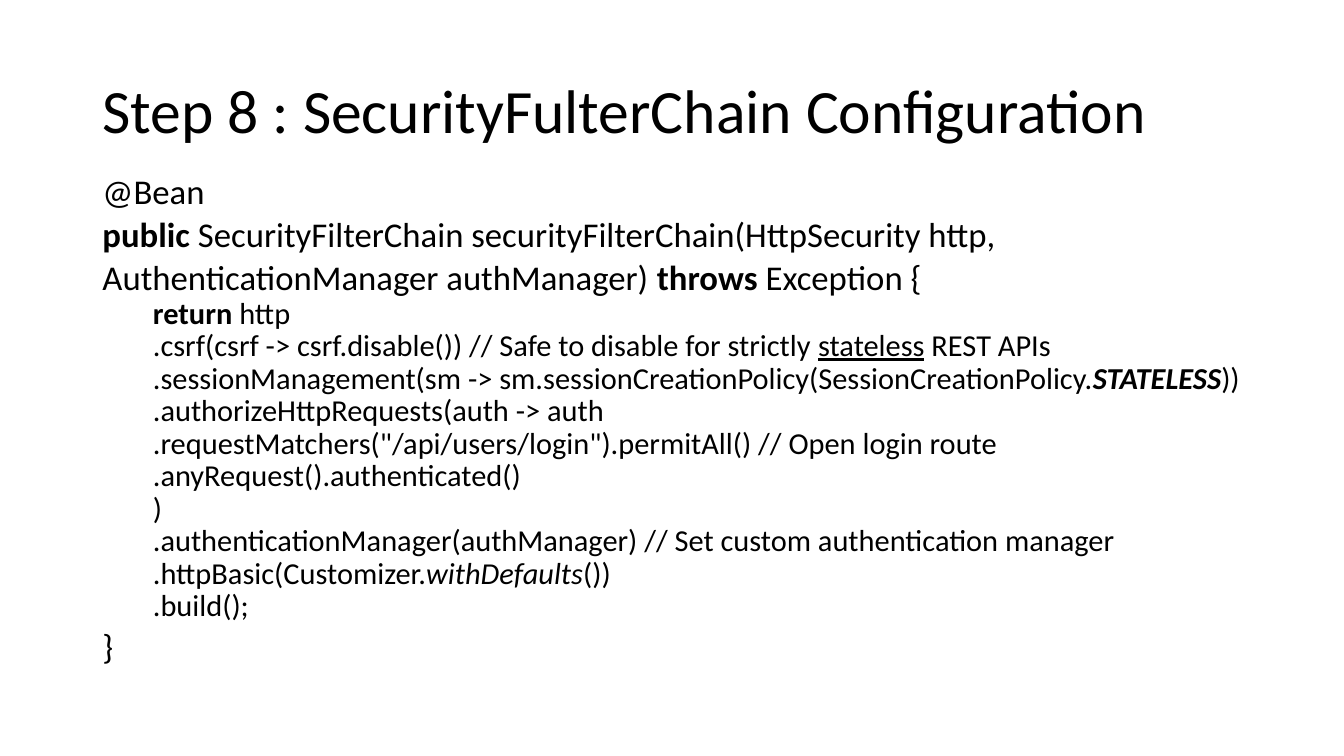
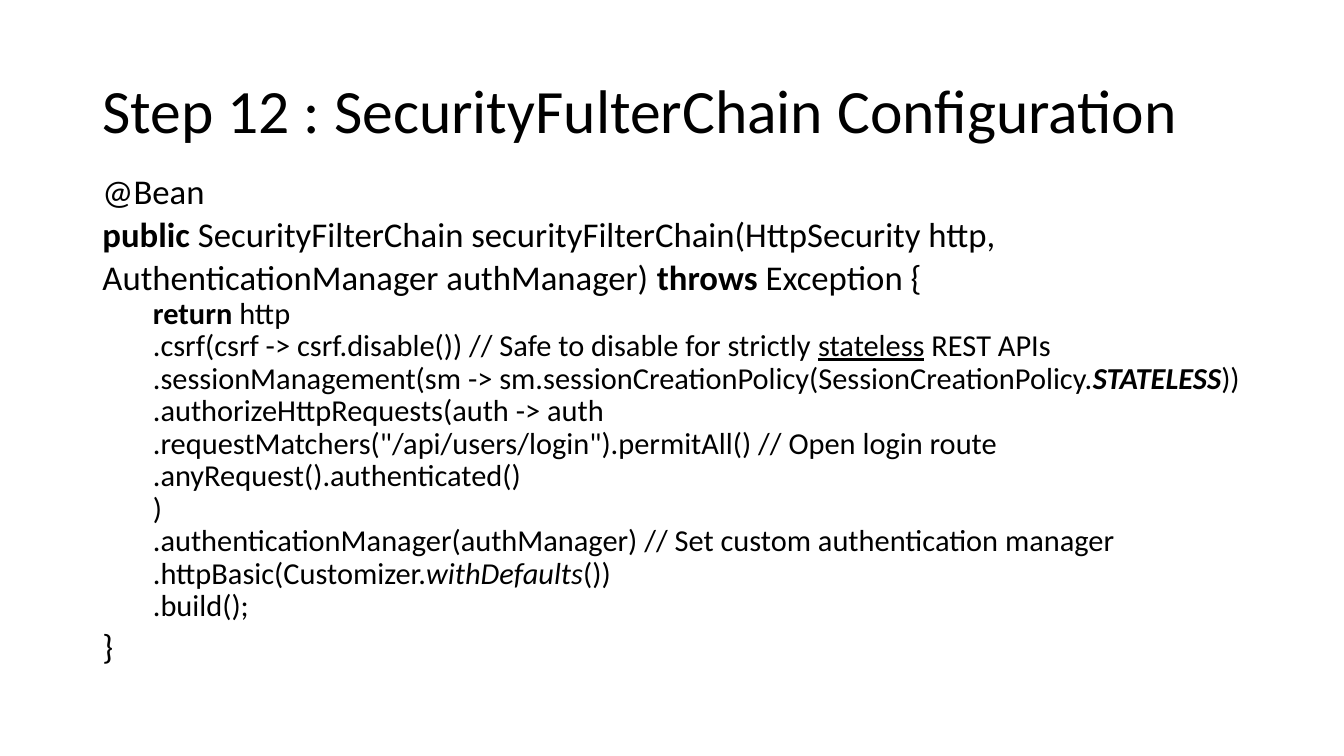
Before and after one commit to august-2026-training/PPTs, a slide deck: slide 14 of 3. Spring_Security_7_Securing_Rest_Endpoints.pptx (slide 9 before the commit). Drawn at 1344x756 pixels with LibreOffice and Linux fonts; fonts in the diff are those of the drawing. Boxes give left, top, right and bottom in pixels: in the first picture for what was removed or moved away, otherwise in the second. Text is boxed around its words. In the diff, an @@ line names an element or a change of style, - is before the commit and + after.

```diff
--- a/3. Spring_Security_7_Securing_Rest_Endpoints.pptx
+++ b/3. Spring_Security_7_Securing_Rest_Endpoints.pptx
@@ title at [102,90,1176,144]: text changed @@
-Step 8 : SecurityFulterChain Configuration
+Step 12 : SecurityFulterChain Configuration
```
Also in this commit, not shown: 8 other slides changed, 5 slides added.
